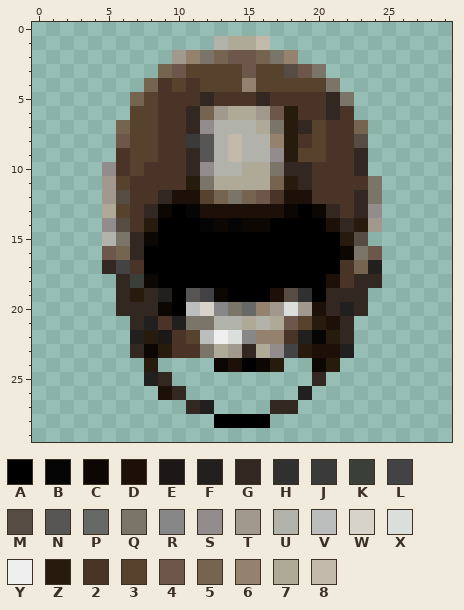
Two states of a pixel-art sprite, static/images/away_player.png. This is how it looked before the edit.
The file is 30x30 pixels. Colours within 5 levels of each other are drawn and written as one.
Palette (. is transparent): A #000000  B #060506  C #0c0703  D #1d1009  E #1b1817  F #22201e  G #332721  H #313031  J #3b3a3b  K #3a4038  L #434244  M #564c44  N #575655  P #676967  Q #7b7468  R #878787  S #928d8c  T #a2998e  U #b1b2a9  V #bcbdbd  W #d8d3ca  X #dbdfdc  Y #f0efef  Z #261b0c  2 #4a3327  3 #57432d  4 #6d574a  5 #756550  6 #94816e  7 #afa997  8 #c3b9ab
Pixels before, first column x 5:
 1 ........U778........
 2 .....T6Q5445Q6......
 3 ....543333433M4Q....
 4 ...5232333633333Q...
 5 ..53222G222G2222GQ..
 6 ..3322G5T77T4Z22G2..
 7 .53322GSUUU7QZG3225.
 8 .43322JNU8UU6Z2322M.
 9 .23322GNU8UUSZ3322G.
10 S23222GSUU77QGG222G.
11 T32222ZQ77775ZG2222Q
12 TM22GDD35Q542DD222GQ
13 732GCABDDDDDDCACG2GS
14 SM2ZAAABCBCCAAAADGZT
15 UQGCAAAAAAAAAAAAAZM.
16 45GAAAAAAAAAAAAAACQ4
17 GL2AAAAAAAAAAAAAA25F
18 .GKCAAAAAAAAAAAAD2GG
19 .GZGFANLCAAADMHAGGG.
20 .GGGCAVWRQP6TXTDGFG.
21 ..GF2FQQUU7U743ZDG..
22 ..FZE23VYXR662FBZG..
23 ..GCZ22Q7TG7SLZDDF..
24 ...Z....CDACZ..CZ...
25 ...FG..........G....
26 ....DG........F.....
27 ......GF....GG......
28 ........AAAA........
Once edited:
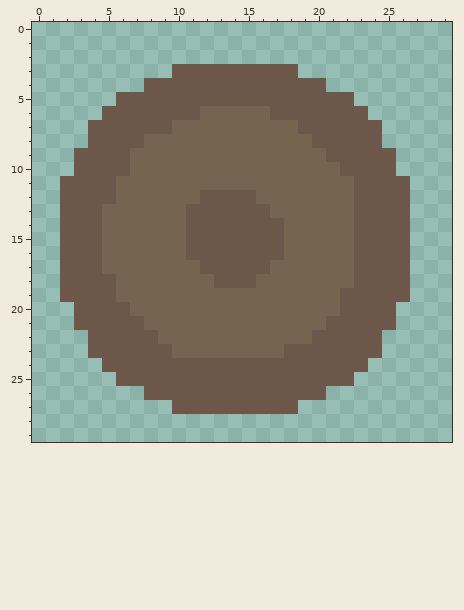
The edit:
Changed rows in their new state; - is an unchanged pixel.
first column x 2:
 1 -----------....----------
 2 --------.........--------
 3 -------.-4444-444..------
 4 ------4444444444444.-----
 5 ----44444444444444444----
 6 ---4444444-5555-444444---
 7 --444444555555555444444--
 8 --44-455555555555544444--
 9 -44445555555555555544444-
10 -44445555555555555554444-
11 444455555555555-555554444
12 4444555555444455555554444
13 4445555554444445555554444
14 4445555554444444555554444
15 4445555554444444555554444
16 4445-55554444444555554-44
17 4445555555444445555554444
18 4444555555544455555554444
19 4444555555555555555544444
20 -44445555555555555554444-
21 -44444555555555555544444-
22 --444445555555555544444--
23 --444444555555554444444--
24 ---4444444444444444444---
25 ----44444444444444444----
26 ------4444444444444------
27 --------444444444--------
28 -----------....----------
